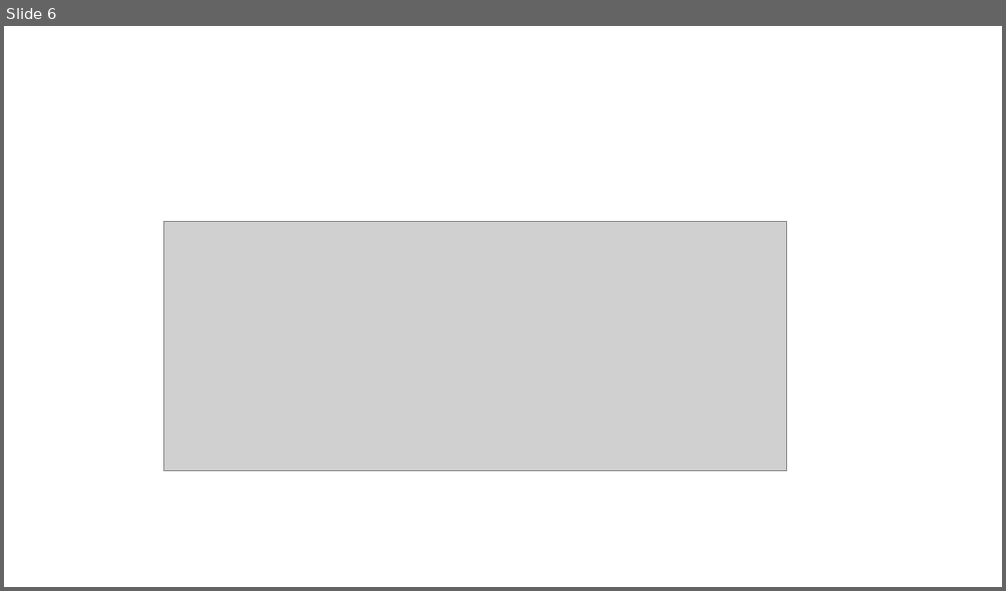
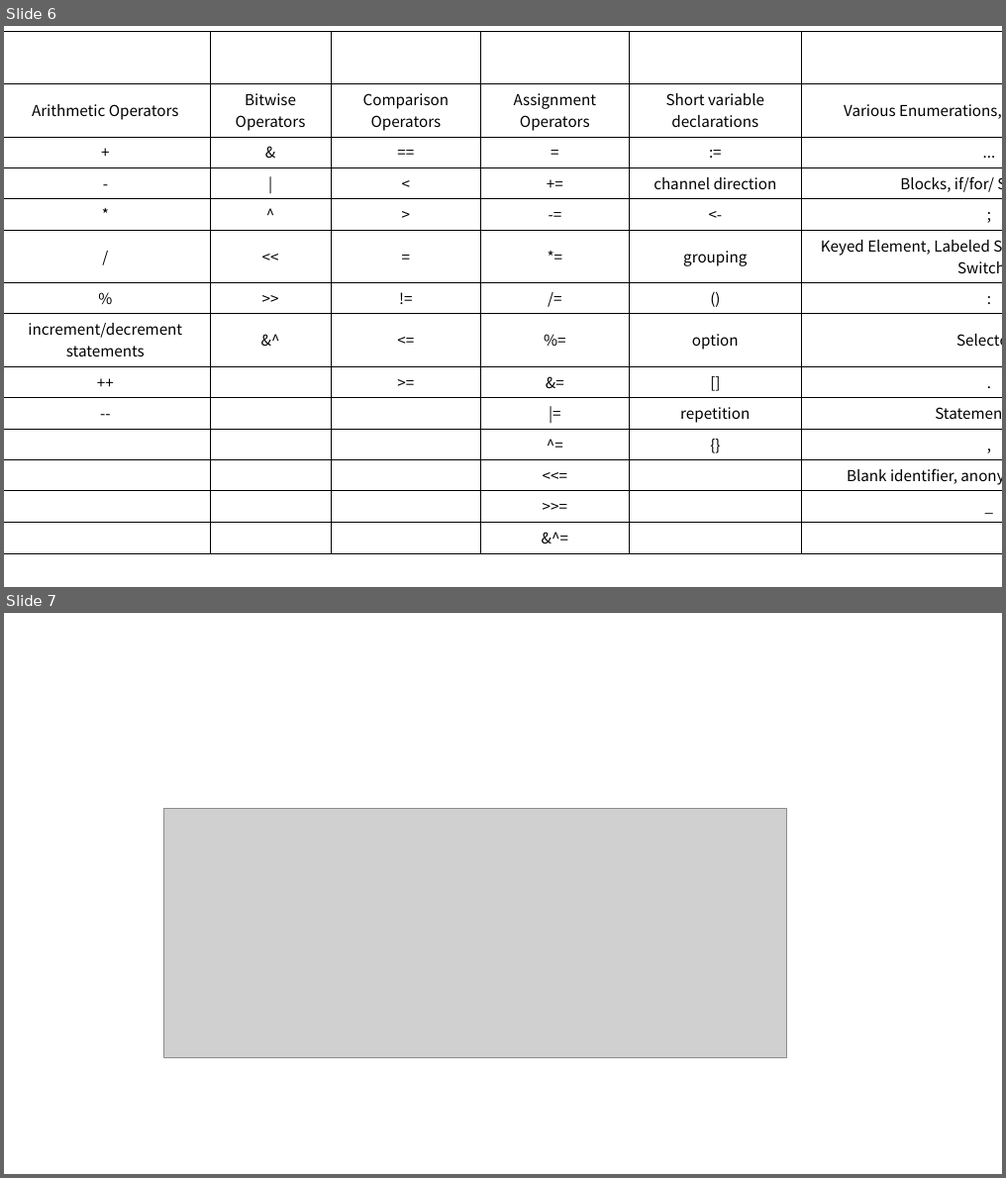
Before and after one commit to oneleo/golang-cht, a slide deck: images/images.odp. Shown one above the other, each under a label of ours: slide 6 before the commit, slides 6 and 7 after it. The pictures are 1006x591 and 1006x1178 pixels, drawn with LibreOffice and Linux fonts; fonts in the diff are those of the drawing; grey boxes stand for pictures. Boxes give left, top, right and bottom in pixels: in the first picture for what was removed or moved away, otherwise in the second. Text is boxed around its words. In the diff, an @@ line names an element or a change of style, - is before the commit and + after.

```diff
--- a/images/images.odp
+++ b/images/images.odp
@@ slide 6 added at (4, 26, 1002, 587), background #FFFFFF @@
@@ table added at (4, 31, 1002, 552), 14 rows, 7 columns @@
+Operators and punctuation |  |  |  |  |  | 
+Logical Operators | Arithmetic Operators | Bitwise Operators | Comparison Operators | Assignment Operators | Short variable declarations | Various Enumerations, Variadic Functions
+&& | + | & | == | = | := | ...
+|| | - | | | < | += | channel direction | Blocks, if/for/ Statements
+! | * | ^ | > | -= | <- | ;
+ | / | << | = | *= | grouping | Keyed Element, Labeled Statements, Expression Switches
+ | % | >> | != | /= | () | :
+ | increment/decrement statements | &^ | <= | %= | option | Selectors
+ | ++ |  | >= | &= | [] | .
+ | -- |  |  | |= | repetition | Statements List
+ |  |  |  | ^= | {} | ,
+ |  |  |  | <<= |  | Blank identifier, anonymous placeholder
+ |  |  |  | >>= |  | _
+ |  |  |  | &^= |  | 
@@ what was slide 6 is now slide 7 @@
```
